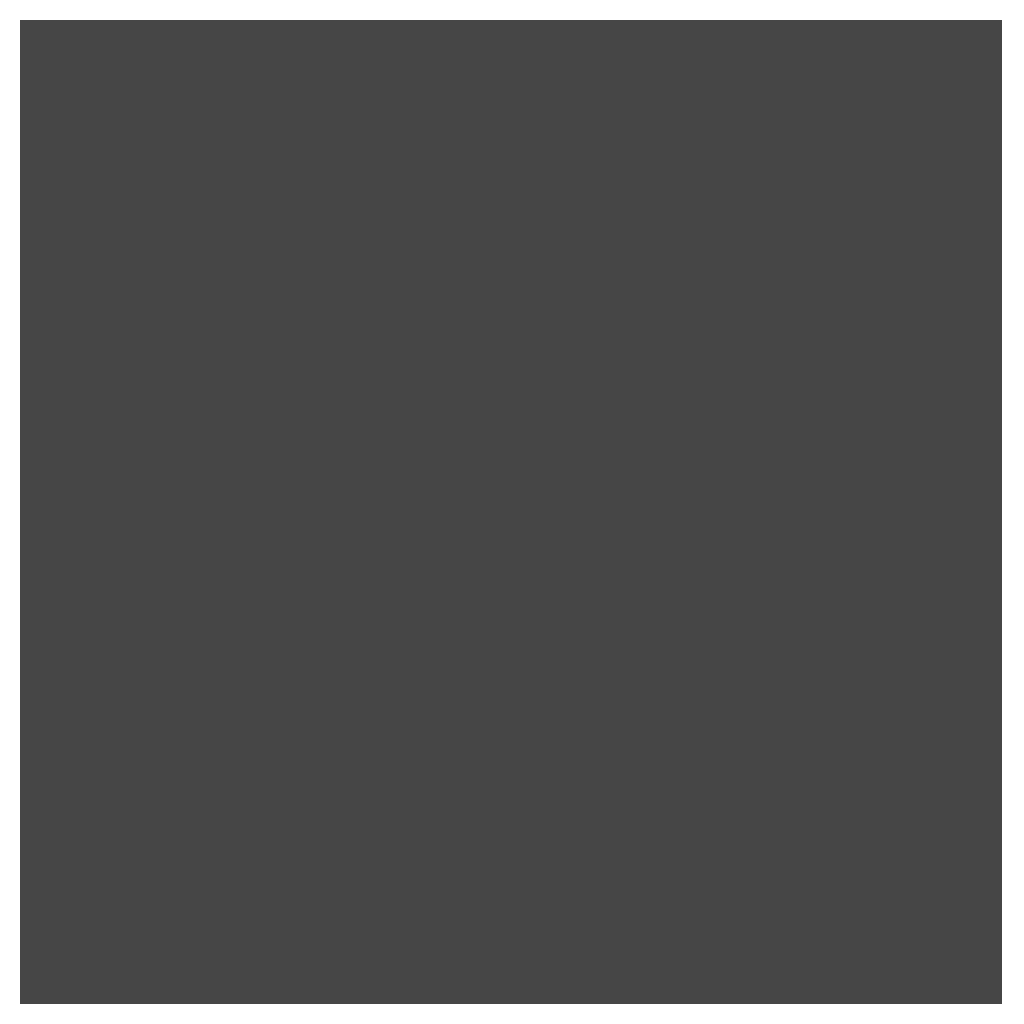
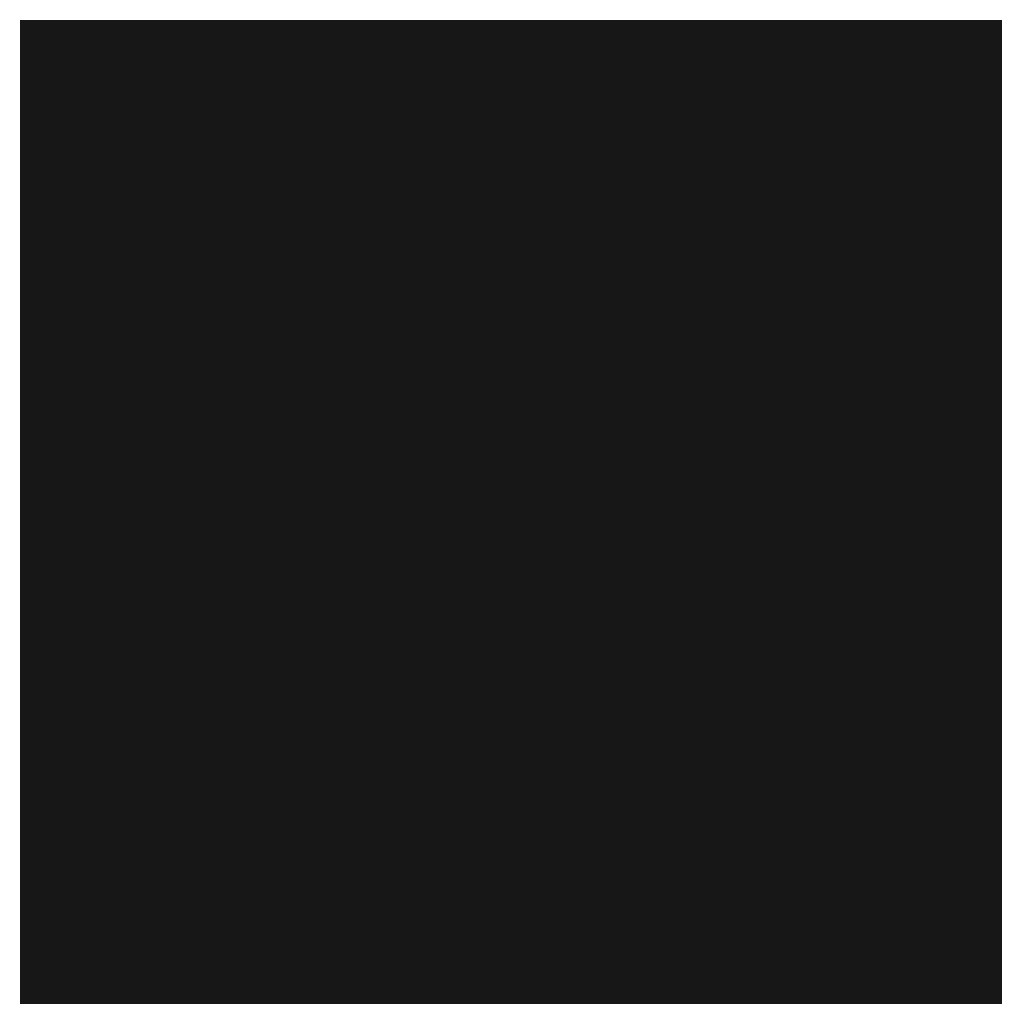
Two versions of the same layered image (1024×1024). Layer-by-layer changes:
painted on "Rectangle 1" over [20, 20, 1002, 1004]
